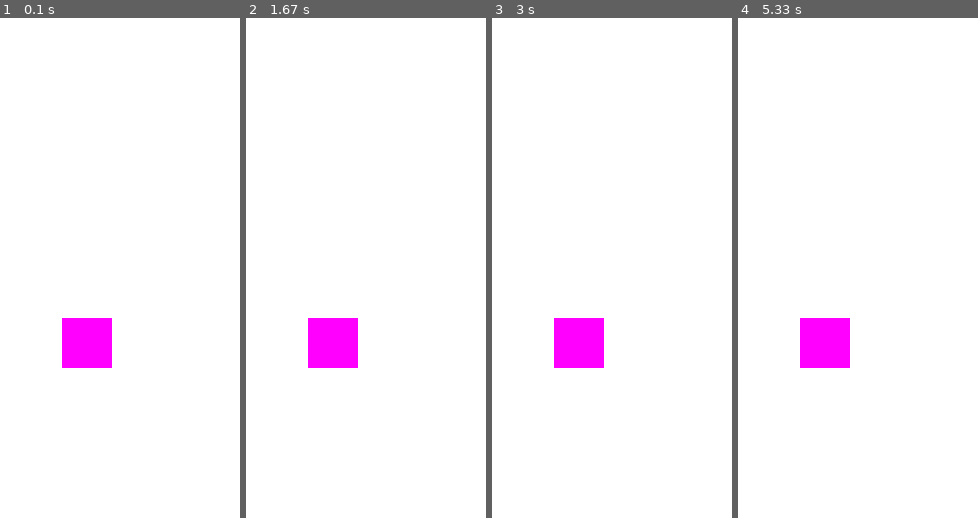
Above: before the commit, frames 1-4 (left to right).
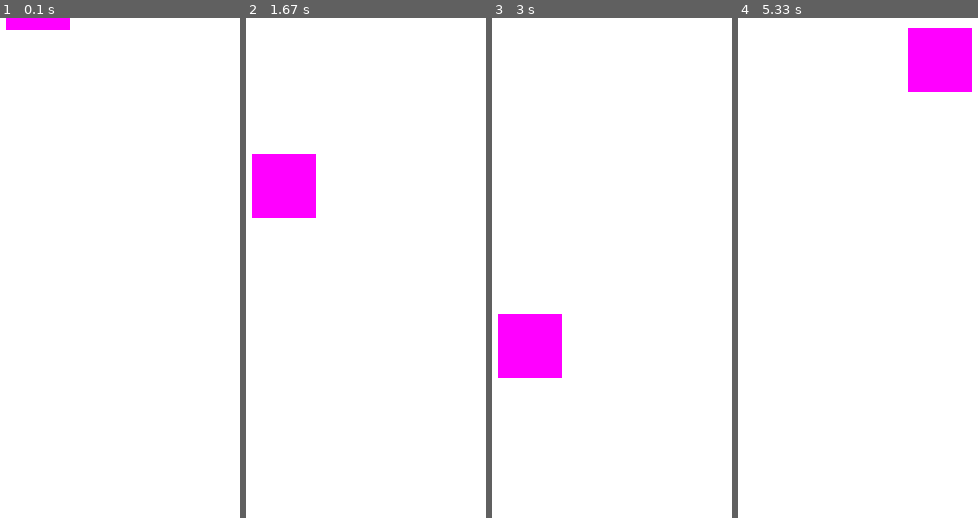
Above: after the commit, the same moments.

Repository: FaithKauwe/pygame_tutorial_faith
Game: pygame game, started from game.py
Same seed, same stepped clock (60 frames per second), same inputs: the game is played once before the commit and once after it.
Inputs:
- Up to frame 1 (0.1 s): no input
- Up to frame 2 (1.67 s): no input
- Up to frame 3 (3 s): no input
- Up to frame 4 (5.33 s): no input

The runs differ from the first frame. In frame 1, 2.7% of the frame differs, in the area x 2-47%, y 0-70%; in frame 2, 5.5%, in the area x 2-47%, y 27-70%; in frame 3, 4.8%; in frame 4, 5.5%.

Commit message:
part 3 complete

Diff:
--- a/game.py
+++ b/game.py
@@ -1,37 +1,63 @@
-# Example 2
-
 # Import and initialize pygame
 import pygame
+import random  # Use random instead of randint
 pygame.init()
+
 # Configure the screen
 screen = pygame.display.set_mode([500, 500])
+# Get the clock
+clock = pygame.time.Clock()
 
 class GameObject(pygame.sprite.Sprite):
-  def __init__(self, x, y, width, height):
-    super(GameObject, self).__init__()
-    self.surf = pygame.Surface((width, height))
-    self.surf.fill((255, 0, 255))
-    self.rect = self.surf.get_rect()
-    self.x = x
-    self.y = y
+    def __init__(self, x, y, width, height):
+        super(GameObject, self).__init__()
+        self.surf = pygame.Surface((width, height))
+        self.surf.fill((255, 0, 255))  # Default color, can be changed if using an image
+        self.rect = self.surf.get_rect(topleft=(x, y))  # Set the position of the rect
 
-  def render(self, screen):
-    screen.blit(self.surf, (self.x, self.y))
-# Make an instance of GameObject
+    def render(self, screen):
+        screen.blit(self.surf, self.rect.topleft)
 
-box = GameObject(120, 300, 50, 50)
-# Creat the game loop
+class Apple(GameObject):
+    def __init__(self):
+        # Use the image dimensions instead of 0, 0 for the position
+        apple_image = pygame.image.load('apple.png')
+        apple_width, apple_height = apple_image.get_size()
+        super(Apple, self).__init__(random.randint(50, 400), -64, apple_width, apple_height)
+        self.dy = (random.randint(0, 200) / 100) + 1
+
+    def move(self):
+        self.rect.y += self.dy  # Move down the screen
+        # Check the y position of the apple
+        if self.rect.y > 500:
+            self.reset()
+
+    def reset(self):
+        self.rect.x = random.randint(50, 400)
+        self.rect.y = -self.rect.height  # Reset to just above the screen
+
+# Create an instance of Apple
+apple = Apple()
+
+# Create the game loop
 running = True
 while running:
-  # Looks at events
-  for event in pygame.event.get():
-    if event.type == pygame.QUIT:
-      running = False
+    # Look at events
+    for event in pygame.event.get():
+        if event.type == pygame.QUIT:
+            running = False
 
-  # Draw a circle
-  screen.fill((255, 255, 255))
-  # Draw box
-  box.render(screen)
+    # Draw a circle
+    screen.fill((255, 255, 255))
 
-  # Update the window
-  pygame.display.flip()
+    # Move and draw the apple
+    apple.move()  # Move the apple
+    apple.render(screen)  # Render the apple
+
+    # Update the window
+    pygame.display.flip()
+    # Tick the clock!
+    clock.tick(60)
+
+# Quit pygame
+pygame.quit()
